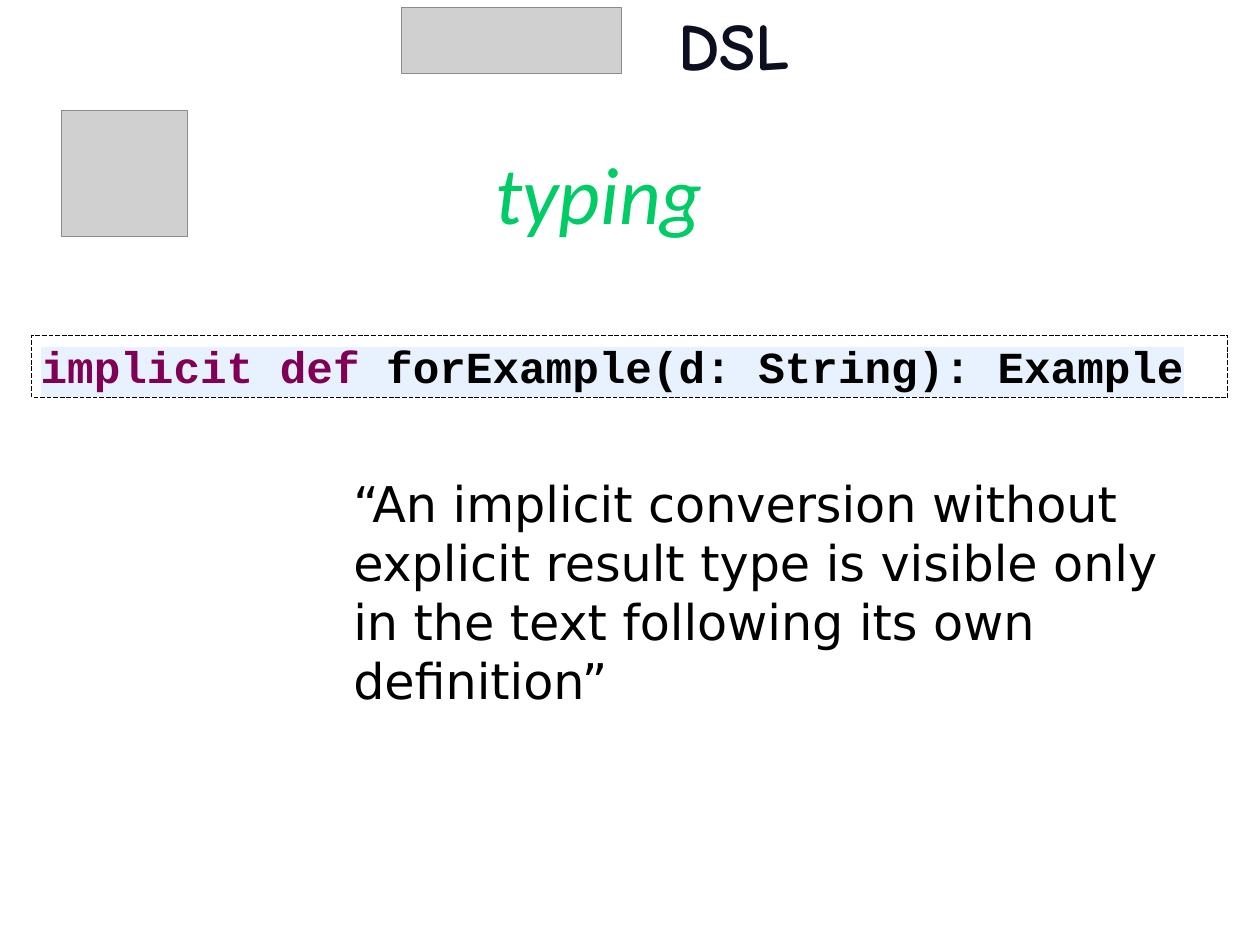
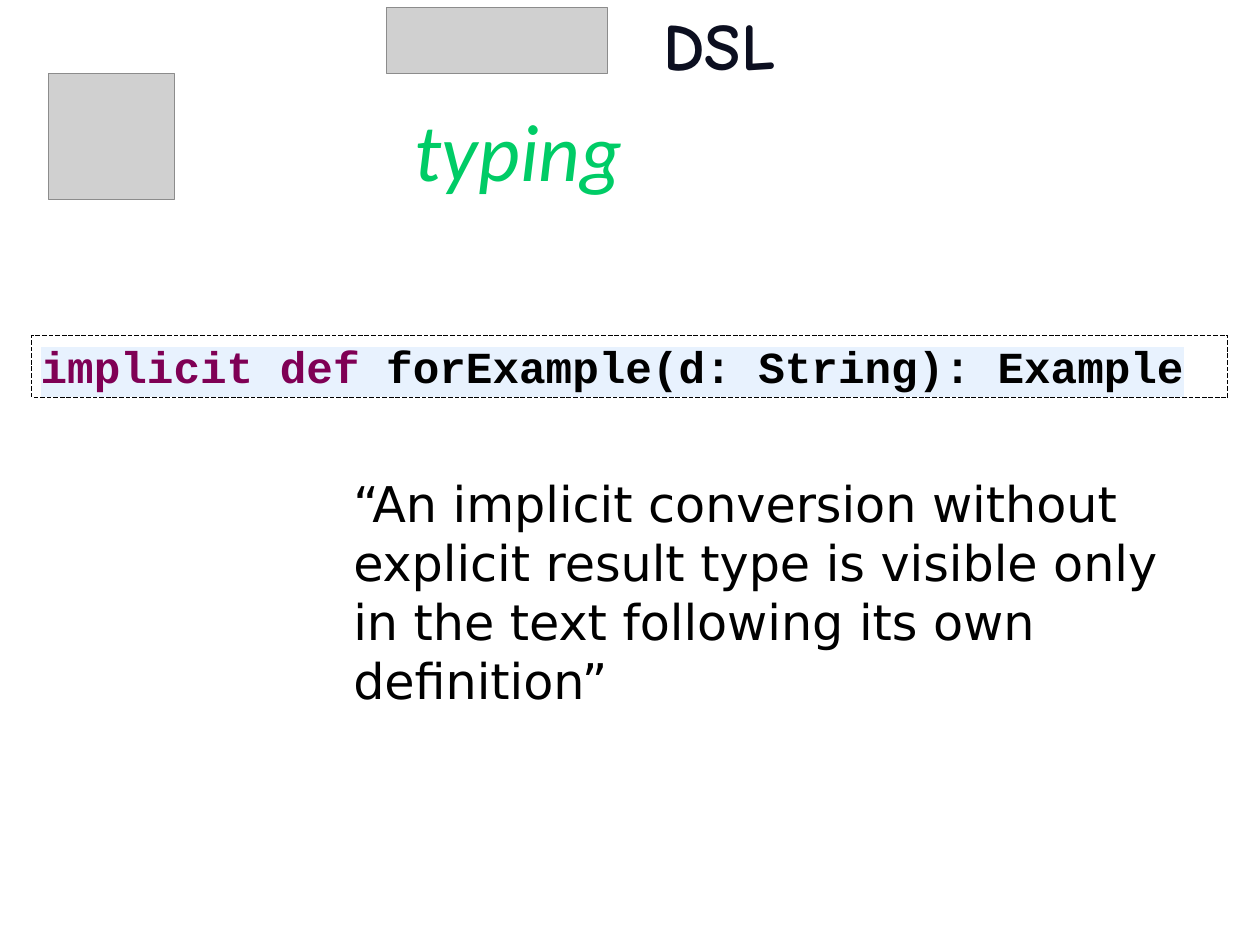
Before and after one commit to etorreborre/oscon-2010, a slide deck: slide 76 of src/main/resources/oscon_2010_specs.pptx (slide 77 before the commit). Drawn at 1260x945 pixels with LibreOffice and Linux fonts; fonts in the diff are those of the drawing; grey boxes stand for pictures; background and template pictures are left out. Boxes give left, top, right and bottom in pixels: in the first picture for what was removed or moved away, otherwise in the second. Text is boxed around its words. In the diff, an @@ line names an element or a change of style, - is before the commit and + after.

```diff
--- a/src/main/resources/oscon_2010_specs.pptx
+++ b/src/main/resources/oscon_2010_specs.pptx
@@ title "DSL": place and size @@
-title "DSL" at box(678, 25, 790, 71)
+title "DSL" at box(663, 25, 775, 71)
@@ picture: place and size @@
-picture at box(401, 7, 622, 73)
+picture at box(386, 7, 607, 73)
@@ picture: place and size @@
-picture at box(61, 111, 187, 237)
+picture at box(49, 74, 175, 199)
@@ text "typing": place and size @@
-text "typing" at box(495, 168, 702, 238)
+text "typing" at box(415, 125, 622, 195)
```
Also in this commit, not shown: 47 other slides changed, 1 slide removed.
